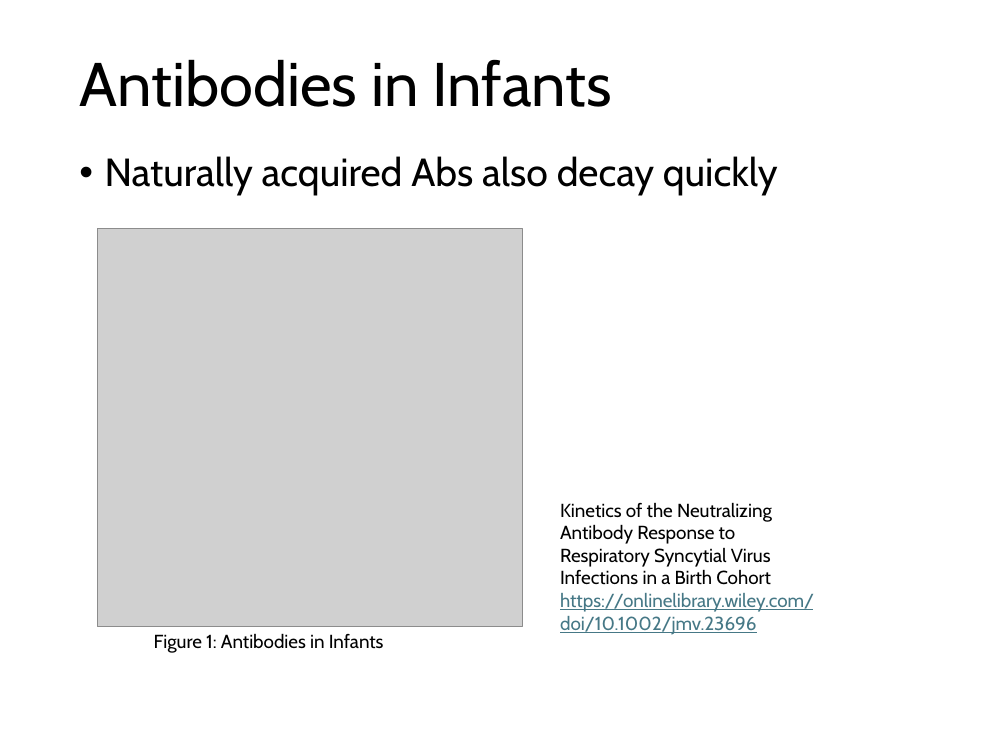
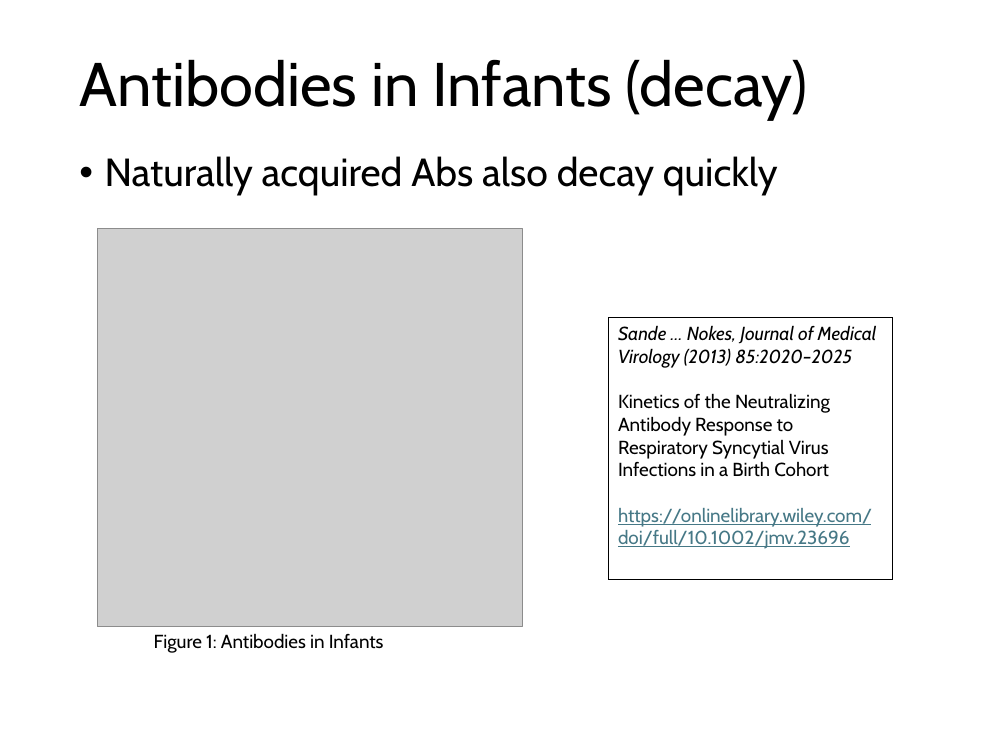
Before and after one commit to deborahcromer/RSVcorrelates, a slide deck: slide 4 of raw-data/RSV Data Summary.pptx. Drawn at 1008x756 pixels with LibreOffice and Linux fonts; fonts in the diff are those of the drawing; grey boxes stand for pictures. Boxes give left, top, right and bottom in pixels: in the first picture for what was removed or moved away, otherwise in the second. Text is boxed around its words. In the diff, an @@ line names an element or a change of style, - is before the commit and + after.

```diff
--- a/raw-data/RSV Data Summary.pptx
+++ b/raw-data/RSV Data Summary.pptx
@@ title at (x1=79, y1=59, x2=808, y2=120): text changed @@
-Antibodies in Infants
+Antibodies in Infants (decay)
@@ rectangle "Sande … Nokes, Journal of ..." resized from (x1=560, y1=502, x2=814, y2=635) to (x1=608, y1=318, x2=892, y2=580) @@
@@ rectangle "Sande … Nokes, Journal of ..." at (x1=608, y1=318, x2=892, y2=580): outline none to #000000 0.75 pt @@
@@ text in rectangle at (x1=618, y1=325, x2=877, y2=368): paragraph added @@
+Sande … Nokes, Journal of Medical Virology (2013) 85:2020–2025
@@ text in rectangle at (x1=618, y1=508, x2=872, y2=549): text changed @@
-https://onlinelibrary.wiley.com/doi/10.1002/jmv.23696
+https://onlinelibrary.wiley.com/doi/full/10.1002/jmv.23696
```
Also in this commit, not shown: 9 other slides changed, 5 slides added, 1 slide removed, 1 other file.
